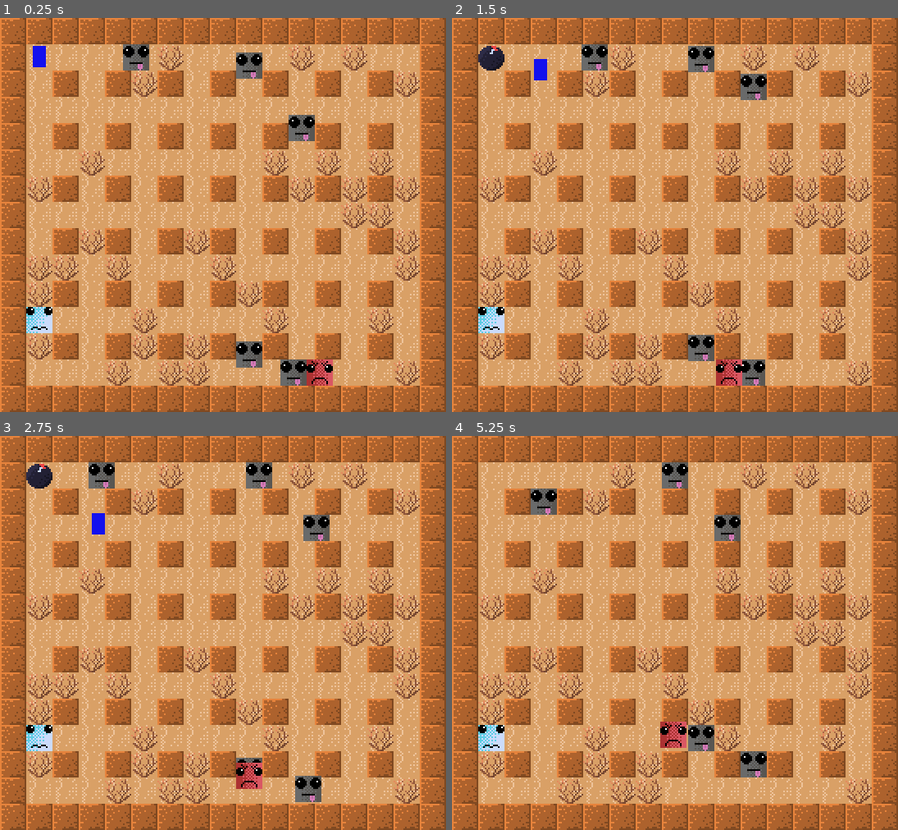
Above: before the commit, frames 1-4 (two rows, left to right).
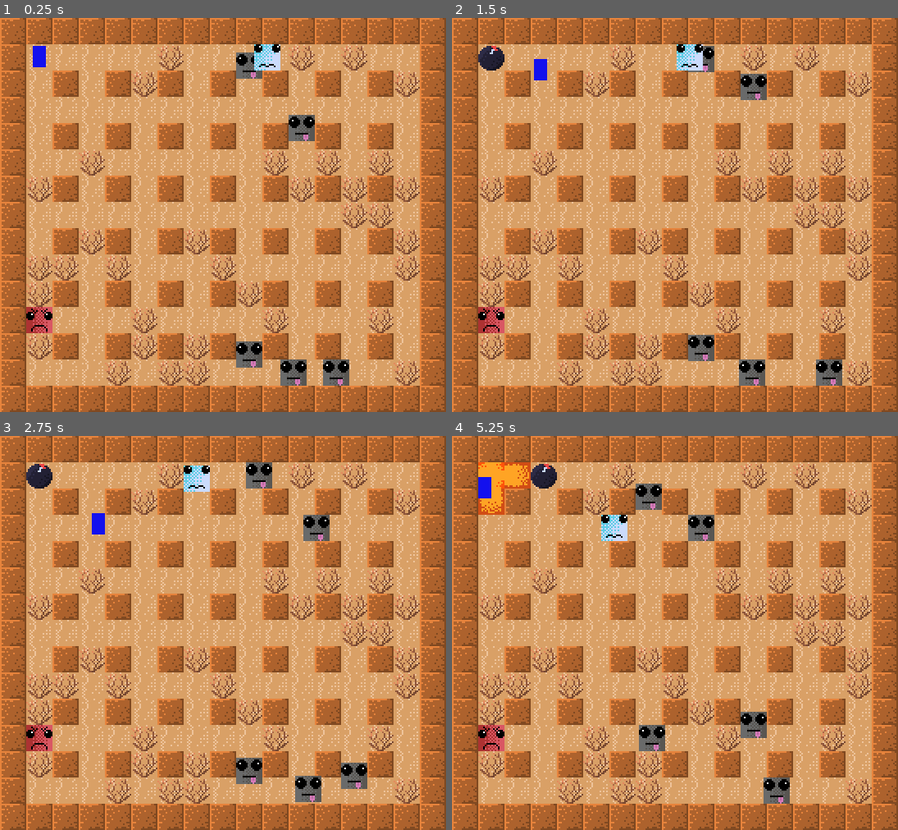
Above: after the commit, the same moments.

Repository: adrianofelix019/bomberman-clone
Game: Godot game, scene res://scenes/main_game.tscn
Two runs of this game, one before a commit and one after it. Both use one fixed random seed, a clock stepped at 60 frames per second and the inputs below.
Inputs:
- Up to frame 1 (0.25 s): no input
- Up to frame 2 (1.5 s): hold Right (ui_right) 0.53-1.28 s; hold K (place_bomb) 0.53-1.28 s; hold Down (ui_down) from 1.28 s (still down); tap K (place_bomb) at 1.35 s
- Up to frame 3 (2.75 s): release Down (ui_down) at 2.03 s; hold Right (ui_right) from 2.03 s (still down); hold K (place_bomb) from 2.03 s (still down)
- Up to frame 4 (5.25 s): release Right (ui_right) at 2.78 s; release K (place_bomb) at 2.78 s; hold Up (ui_up) 2.78-3.53 s; tap K (place_bomb) at 2.85, 4.35 s; hold K (place_bomb) 3.53-4.28 s; hold Left (ui_left) 3.53-5.03 s; hold Down (ui_down) from 5.03 s (still down); hold K (place_bomb) from 5.03 s (still down)

The runs differ from the first frame. In frame 1, 1.8% of the frame differs, in the area x 5-79%, y 6-94%; in frame 2, 1.9%; in frame 3, 1.9%; in frame 4, 6.5%, in the area x 5-76%, y 6-94%.

Commit message:
add explosion directions sprites

Diff:
--- a/scenes/bomber_guy.tscn
+++ b/scenes/bomber_guy.tscn
@@ -8,7 +8,7 @@
 
 [node name="BomberGuy" type="CharacterBody2D" unique_id=421491110 groups=["player"]]
 z_index = 2
-collision_layer = 2
+collision_layer = 0
 collision_mask = 11
 script = ExtResource("1_6id5c")
 
--- a/scenes/explosion.tscn
+++ b/scenes/explosion.tscn
@@ -1,7 +1,9 @@
 [gd_scene format=3 uid="uid://dpykig445qcnv"]
 
 [ext_resource type="Script" uid="uid://pmxl177soyh6" path="res://scripts/explosion.gd" id="1_nfeox"]
+[ext_resource type="Texture2D" uid="uid://bv8y1ph8kpx15" path="res://assets/temp/fire-center.png" id="2_aw4cw"]
 [ext_resource type="Texture2D" uid="uid://bb7f5p2ksq1u3" path="res://assets/temp/fire.png" id="2_nfeox"]
+[ext_resource type="Texture2D" uid="uid://e467gi17gabr" path="res://assets/temp/fire-tip-right.png" id="4_3el85"]
 
 [sub_resource type="RectangleShape2D" id="RectangleShape2D_ec6vt"]
 size = Vector2(16, 16)
@@ -10,6 +12,9 @@
 collision_layer = 0
 collision_mask = 6
 script = ExtResource("1_nfeox")
+center_texture = ExtResource("2_aw4cw")
+horizontal_texture = ExtResource("2_nfeox")
+tip_texture = ExtResource("4_3el85")
 
 [node name="Sprite" type="Sprite2D" parent="." unique_id=1333641113]
 texture = ExtResource("2_nfeox")
@@ -18,7 +23,7 @@
 shape = SubResource("RectangleShape2D_ec6vt")
 
 [node name="Timer" type="Timer" parent="." unique_id=1902121334]
-wait_time = 0.6
+wait_time = 6.884
 autostart = true
 
 [connection signal="body_entered" from="." to="." method="_on_body_entered"]
--- a/scenes/main_game.tscn
+++ b/scenes/main_game.tscn
@@ -7,6 +7,7 @@
 [ext_resource type="Script" uid="uid://cupc74ivt3x7a" path="res://tile_map_layer.gd" id="5_ipu61"]
 [ext_resource type="Texture2D" uid="uid://dm3ic30kc30uf" path="res://assets/temp/bush.png" id="5_ygxny"]
 [ext_resource type="Texture2D" uid="uid://i18apw6bufq" path="res://assets/temp/bush-on-fire.png" id="6_wi4c7"]
+[ext_resource type="Texture2D" uid="uid://bb7f5p2ksq1u3" path="res://assets/temp/fire.png" id="7_70vka"]
 
 [sub_resource type="PhysicsMaterial" id="PhysicsMaterial_ygxny"]
 
@@ -35,6 +36,10 @@
 texture = ExtResource("6_wi4c7")
 0:0/0 = 0
 
+[sub_resource type="TileSetAtlasSource" id="TileSetAtlasSource_2l77h"]
+texture = ExtResource("7_70vka")
+0:0/0 = 0
+
 [sub_resource type="TileSet" id="TileSet_ec6vt"]
 physics_layer_0/collision_layer = 1
 physics_layer_0/physics_material = SubResource("PhysicsMaterial_ygxny")
@@ -43,6 +48,7 @@
 sources/2 = SubResource("TileSetAtlasSource_ygxny")
 sources/3 = SubResource("TileSetAtlasSource_wi4c7")
 sources/4 = SubResource("TileSetAtlasSource_70vka")
+sources/5 = SubResource("TileSetAtlasSource_2l77h")
 
 [node name="MainGame" type="Node2D" unique_id=1607514451]
 script = ExtResource("1_ipu61")
--- a/scripts/explosion.gd
+++ b/scripts/explosion.gd
@@ -1,16 +1,23 @@
 extends Area2D
 
 
-const RANGE := 2
+const RANGE := 1
 const EXPLOSION_SCENE = preload("res://scenes/explosion.tscn")
 const BREAKABLE_SOURCE_ID = 3
 
 @onready var tile_map: GameMap = $"../TileMapLayer"
+@onready var sprite: Sprite2D = $Sprite
+
+@export var center_texture: Texture2D
+@export var horizontal_texture: Texture2D
+@export var tip_texture: Texture2D
 
 
 func expand() -> void:
 	var origin = tile_map.local_to_map(position)
 	var explosion_cells := tile_map.get_explosion_cells(origin)
+
+	var visible_cells: Array[Vector2i] = []
 
 	for cell in explosion_cells:
 		var tile_source_id := tile_map.get_cell_source_id(cell)
@@ -19,13 +26,41 @@
 			tile_map.destroy_breakable_block(cell)
 			continue
 
-		create_explosion_at(cell)
+		visible_cells.append(cell)
+
+	for cell in visible_cells:
+		create_explosion_at(cell, origin, visible_cells)
 
 
-func create_explosion_at(cell: Vector2i) -> void:
-	var new_explosion_position = tile_map.map_to_local(cell)
+func create_explosion_at(
+	cell: Vector2i,
+	origin: Vector2i,
+	visible_cells: Array[Vector2i]
+) -> void:
 	var new_explosion = EXPLOSION_SCENE.instantiate()
-	new_explosion.position = new_explosion_position
+	new_explosion.position = tile_map.map_to_local(cell)
+
+	var current_sprite: Sprite2D = new_explosion.get_node("Sprite")
+
+	if cell == origin:
+		current_sprite.texture = center_texture
+	else:
+		var direction := Vector2i(
+			sign(cell.x - origin.x),
+			sign(cell.y - origin.y)
+		)
+		var next_cell := cell + direction
+		var is_tip := not visible_cells.has(next_cell)
+
+		if is_tip:
+			current_sprite.texture = tip_texture
+			current_sprite.rotation = Vector2(direction).angle()
+		else:
+			current_sprite.texture = horizontal_texture
+
+		if direction.y != 0:
+			current_sprite.rotation = PI / 2.0
+
 	get_parent().add_child(new_explosion)
 
 
--- a/scripts/main_game.gd
+++ b/scripts/main_game.gd
@@ -11,7 +11,7 @@
 var smart_enemy_scene := preload("res://scenes/smart_enemy.tscn")
 
 const ENEMY_COUNT := 5
-const MIN_ENEMY_DISTANCE := 3
+const MIN_ENEMY_DISTANCE := 4
 
 
 func _ready() -> void:
--- a/tile_map_layer.gd
+++ b/tile_map_layer.gd
@@ -16,7 +16,7 @@
 	Vector2i.DOWN
 ]
 
-var explosion_range := 2
+var explosion_range := 1
 @onready var burning_bush_tscn = preload("res://scenes/burning_bush.tscn")
 
 
@@ -76,7 +76,7 @@
 	var explosions_cells: Array[Vector2i] = [origin]
 
 	for direction in DIRECTIONS:
-		for i in range(explosion_range):
+		for i in range(1, explosion_range + 1):
 			var cell = origin + direction * i
 
 			if is_explosion_blocked(cell):
Binary file added: assets/temp/fire-center.png
Not shown, added: assets/temp/fire-center.png.import
Binary file added: assets/temp/fire-tip-right.png
Not shown, added: assets/temp/fire-tip-right.png.import
